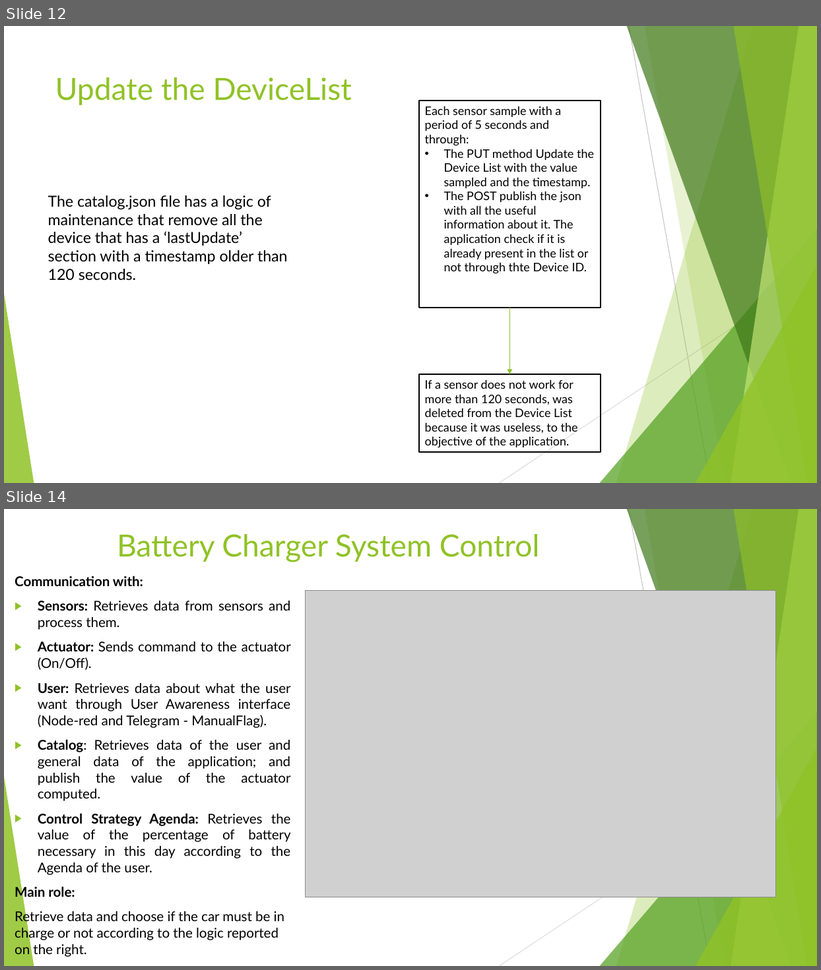
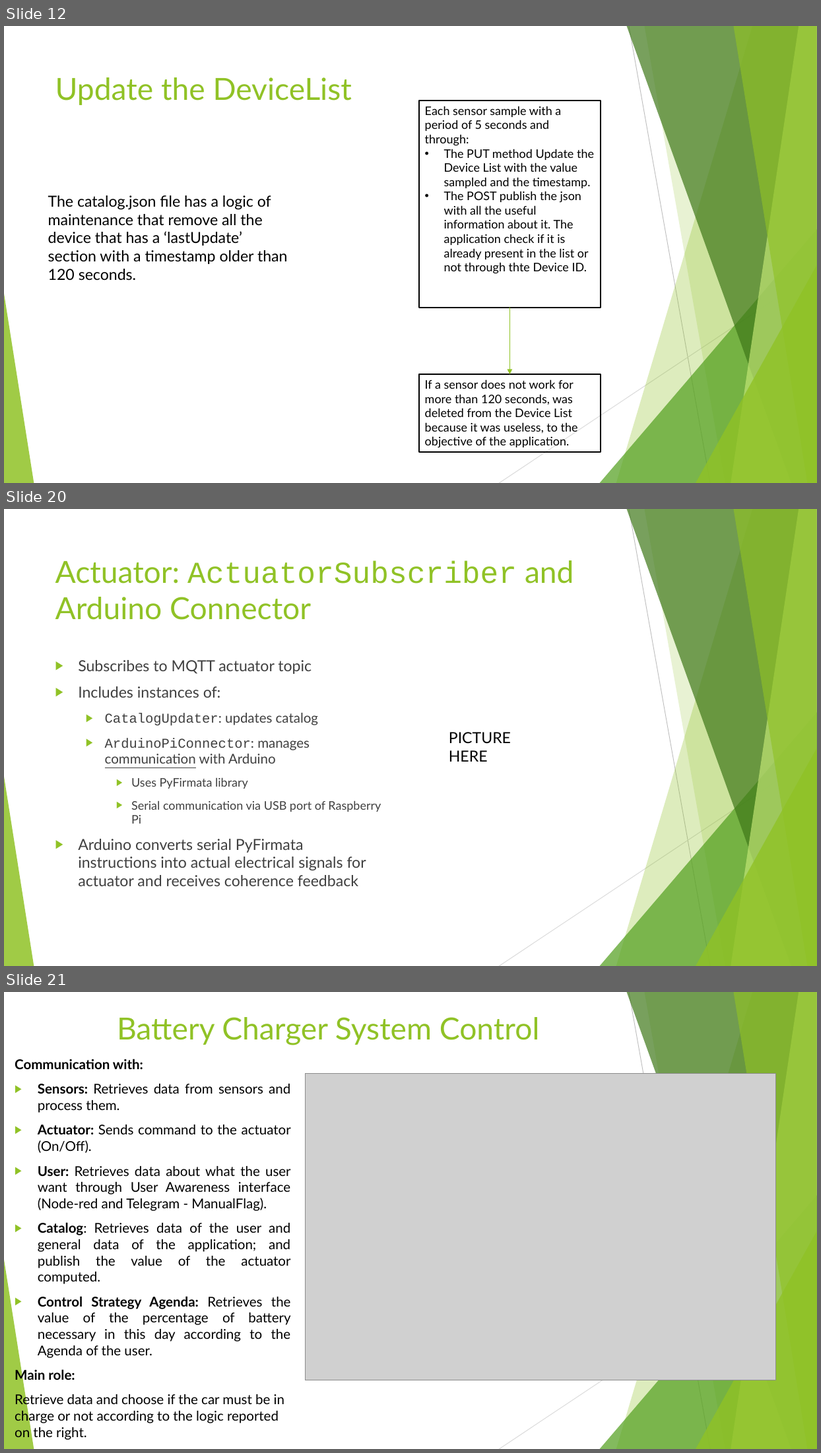
Before and after one commit to annageraci/Battery_Charger_Smart, a slide deck: Materiale Extra/Presentazione del progetto .pptx. Shown one above the other, each under a label of ours: slides 12 and 14 before the commit, slides 12, 20 and 21 after it; the slides between them are not shown. The pictures are 821x970 and 821x1453 pixels, drawn with LibreOffice and Linux fonts; fonts in the diff are those of the drawing; grey boxes stand for pictures. Boxes give left, top, right and bottom in pixels: in the first picture for what was removed or moved away, otherwise in the second. Text is boxed around its words. In the diff, an @@ line names an element or a change of style, - is before the commit and + after.

```diff
--- a/Materiale Extra/Presentazione del progetto .pptx
+++ b/Materiale Extra/Presentazione del progetto .pptx
@@ slide 20 added at [4,509,817,966], background #FFFFFF; not listed: 10 template elements that a slide beside it also shows @@
@@ title added at [55,560,574,620], 36 pt, text #90C226 @@
+Actuator: ActuatorSubscriber and Arduino Connector
@@ text added at [78,660,381,887], 18 pt, text #404040 @@
+▶ Subscribes to MQTT actuator topic
+▶ Includes instances of:
+  ▶ CatalogUpdater: updates catalog
+  ▶ ArduinoPiConnector: manages communication with Arduino
+    ▶ Uses PyFirmata library
+    ▶ Serial communication via USB port of Raspberry Pi
+▶ Arduino converts serial PyFirmata instructions into actual electrical signals for actuator and receives coherence feedback
@@ text added at [449,732,511,762], 18 pt, text #000000 @@
+PICTURE HERE
@@ what was slide 14 is now slide 21 @@
```
Also in this commit, not shown: 1 slide changed, 7 other slides added, 1 slide removed.
